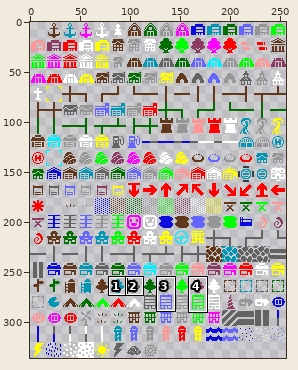
Sprite sheet, stored at gfx/Larwick_Overmap/overmap.png. Above: a wide view before the commit, with the close-up outlined.
Close-up. Before the commit:
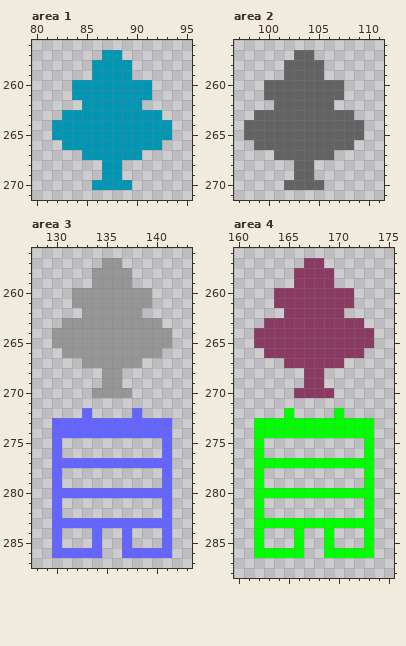
The file is 256x336 pixels. Pixels under 10% opacity are left out. Shown: area 1: x 80..95, y 256..271; area 2: x 97..111, y 256..271; area 3: x 128..143, y 256..287; area 4: x 160..175, y 256..288. The commit also changed other parts of the picture, which this record leaves out.
New version:
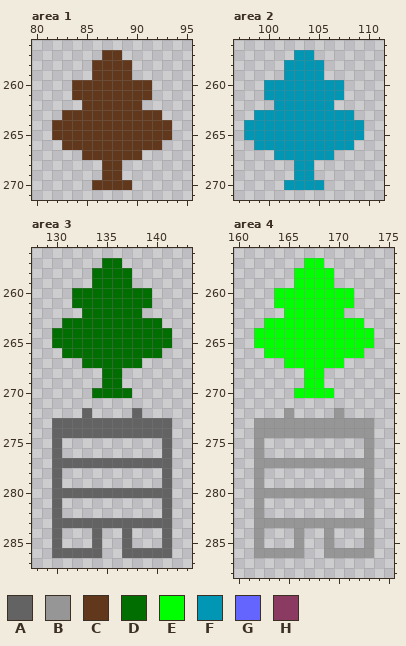
Palette (. is transparent): A #636363  B #969696  C #61381c  D #006e00  E #00ff00  F #0096b4  G #6464ff  H #8b3a62
Change:
Area 1:
y 257: x 87..88 FF -> CC
y 258..259: x 86..89 FFFF -> CCCC
y 260..261: x 84..91 FFFFFFFF -> CCCCCCCC
y 262: x 85..90 FFFFFF -> CCCCCC
y 263: x 83..92 FFFFFFFFFF -> CCCCCCCCCC
y 264..265: x 82..93 FFFFFFFFFFFF -> CCCCCCCCCCCC
y 266: x 83..92 FFFFFFFFFF -> CCCCCCCCCC
y 267: x 85..90 FFFFFF -> CCCCCC
y 268..269: x 87..88 FF -> CC
y 270: x 86..89 FFFF -> CCCC
Area 2:
y 257: x 103..104 AA -> FF
y 258..259: x 102..105 AAAA -> FFFF
y 260..261: x 100..107 AAAAAAAA -> FFFFFFFF
y 262: x 101..106 AAAAAA -> FFFFFF
y 263: x 99..108 AAAAAAAAAA -> FFFFFFFFFF
y 264..265: x 98..109 AAAAAAAAAAAA -> FFFFFFFFFFFF
y 266: x 99..108 AAAAAAAAAA -> FFFFFFFFFF
y 267: x 101..106 AAAAAA -> FFFFFF
y 268..269: x 103..104 AA -> FF
y 270: x 102..105 AAAA -> FFFF
Area 3:
y 257: x 135..136 BB -> DD
y 258..259: x 134..137 BBBB -> DDDD
y 260..261: x 132..139 BBBBBBBB -> DDDDDDDD
y 262: x 133..138 BBBBBB -> DDDDDD
y 263: x 131..140 BBBBBBBBBB -> DDDDDDDDDD
y 264..265: x 130..141 BBBBBBBBBBBB -> DDDDDDDDDDDD
y 266: x 131..140 BBBBBBBBBB -> DDDDDDDDDD
y 267: x 133..138 BBBBBB -> DDDDDD
y 268..269: x 135..136 BB -> DD
y 270: x 134..137 BBBB -> DDDD
y 272: x 133 G -> A; x 138 G -> A
y 273..274: x 130..141 GGGGGGGGGGGG -> AAAAAAAAAAAA
y 275..276: x 130 G -> A; x 141 G -> A
y 277: x 130..141 GGGGGGGGGGGG -> AAAAAAAAAAAA
y 278..279: x 130 G -> A; x 141 G -> A
y 280: x 130..141 GGGGGGGGGGGG -> AAAAAAAAAAAA
y 281..282: x 130 G -> A; x 141 G -> A
y 283: x 130..141 GGGGGGGGGGGG -> AAAAAAAAAAAA
y 284..285: x 130 G -> A; x 134 G -> A; x 137 G -> A; x 141 G -> A
y 286: x 130..134 GGGGG -> AAAAA; x 137..141 GGGGG -> AAAAA
Area 4:
y 257: x 167..168 HH -> EE
y 258..259: x 166..169 HHHH -> EEEE
y 260..261: x 164..171 HHHHHHHH -> EEEEEEEE
y 262: x 165..170 HHHHHH -> EEEEEE
y 263: x 163..172 HHHHHHHHHH -> EEEEEEEEEE
y 264..265: x 162..173 HHHHHHHHHHHH -> EEEEEEEEEEEE
y 266: x 163..172 HHHHHHHHHH -> EEEEEEEEEE
y 267: x 165..170 HHHHHH -> EEEEEE
y 268..269: x 167..168 HH -> EE
y 270: x 166..169 HHHH -> EEEE
y 272: x 165 E -> B; x 170 E -> B
y 273..274: x 162..173 EEEEEEEEEEEE -> BBBBBBBBBBBB
y 275..276: x 162 E -> B; x 173 E -> B
y 277: x 162..173 EEEEEEEEEEEE -> BBBBBBBBBBBB
y 278..279: x 162 E -> B; x 173 E -> B
y 280: x 162..173 EEEEEEEEEEEE -> BBBBBBBBBBBB
y 281..282: x 162 E -> B; x 173 E -> B
y 283: x 162..173 EEEEEEEEEEEE -> BBBBBBBBBBBB
y 284..285: x 162 E -> B; x 166 E -> B; x 169 E -> B; x 173 E -> B
y 286: x 162..166 EEEEE -> BBBBB; x 169..173 EEEEE -> BBBBB
Changed places in both close-ups, as pixel boxes (x1, y1, x2, y2):
changed: (52, 50, 172, 190)
changed: (244, 50, 364, 190)
changed: (52, 258, 172, 558)
changed: (254, 258, 374, 558)
